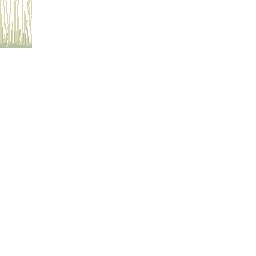
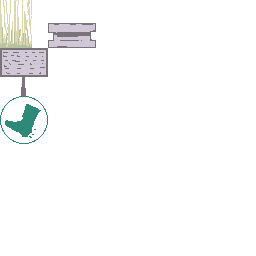
Layers edited between the first and the second w=256, h=256 image:
painted on "Layer 1" over [0, 23, 96, 144]
